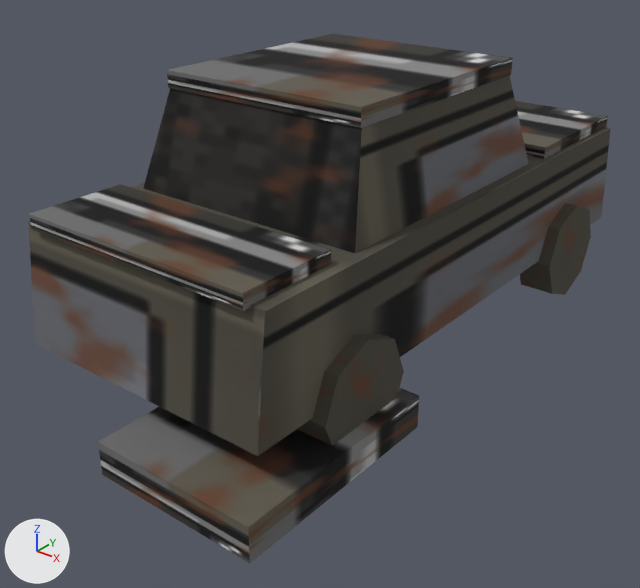
One commit to the glTF model data/models/prop_car4.glb: the scene before it, then after it.
One viewpoint serves both versions: a 50 mm lens placed at (1.86, -2.58, 1.65), pointed at (0.01, -0.26, 0.21). Lighting does not change. The marker at lower left points along +X, +Y and +Z. The picture after the commit comes second. Vertices at exactly the same position are counted once.

Names of what the first picture shows: 'hull'.
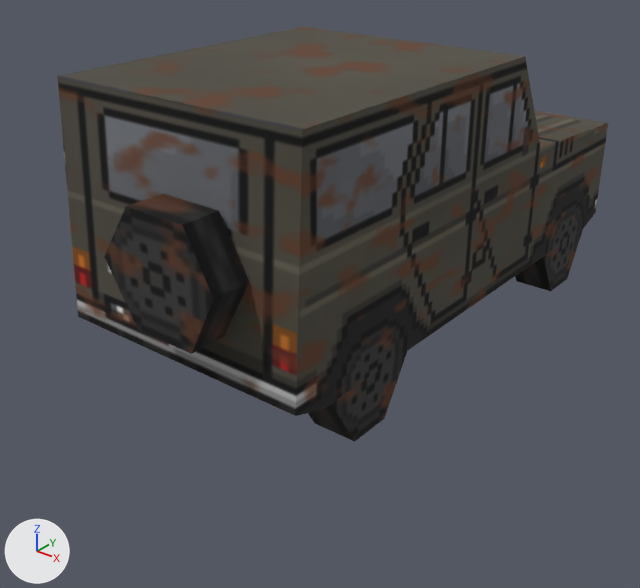
Changed parts and their boxes (x1, y1, x2, y2) in the pictures (640 x 588 px):
'hull', reshaped (22% shorter)
    before: (29, 33, 611, 563)
    after: (57, 27, 608, 442)
part 1 of me_hull, rebuilt
    before: (29, 127, 611, 456)
    after: (57, 27, 608, 416)
part 2 of me_hull, added
    after: (104, 194, 249, 354)
part 3 of me_hull, deleted
    before: (143, 33, 608, 295)
part 4 of me_hull, cut back
    before: (29, 184, 419, 563)
    after: (308, 351, 407, 442)

The change, as a diff of the scene's bpy script:
```diff
--- a/data/models/prop_car4.glb.py
+++ b/data/models/prop_car4.glb.py
@@ me_hull @@
 # used by ob_hull; location = (0.0, 0.0, 0.0)
-me_hull.from_pydata(...)  # 120 vertices, 196 faces; spans x -0.55..0.6, y -1.3..1.2, z 0.0..1.03
+me_hull.from_pydata(...)  # 67 vertices, 94 faces; spans x -0.49..0.49, y -1.1..1.1, z 0.0..1.06
+# me_hull part 1: the loose piece of 8 vertices spanning x -0.5..0.5, y -1.15..1.15, z 0.21..0.63 is rebuilt with 34 vertices and now spans x -0.49..0.49, y -0.98..1.1, z 0.0..1.06
+# me_hull part 2: a new loose piece of 13 vertices spanning x -0.14..0.31, y -1.1..-0.96, z 0.4..0.79, in mat_palette (picture img_color)
+# me_hull part 3: 6 loose pieces with 64 vertices, spanning x -0.55..0.55, y -0.67..1.2, z 0.0..1.03, are deleted
+# me_hull part 4
+# 48 vertices are removed from x -0.55..0.6, y -1.3..-0.5, z 0.0..0.68
+# 80 faces are deleted
+# 12 vertices are added at x -0.49..0.49, y -0.81..-0.41, z 0.0..0.2
+# 8 new vertices lie (0.16, 0.0, 0.0) away from vertices in x -0.49..0.33, y -0.81..-0.41, z 0.0..0.2
+# 24 new faces join them
 me_hull.materials.append(mat_palette)
```
